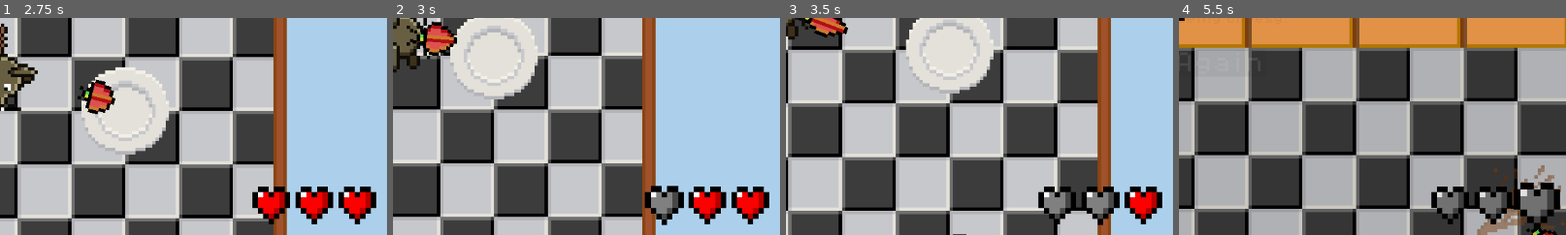
Above: before the commit, frames 1-4 (left to right).
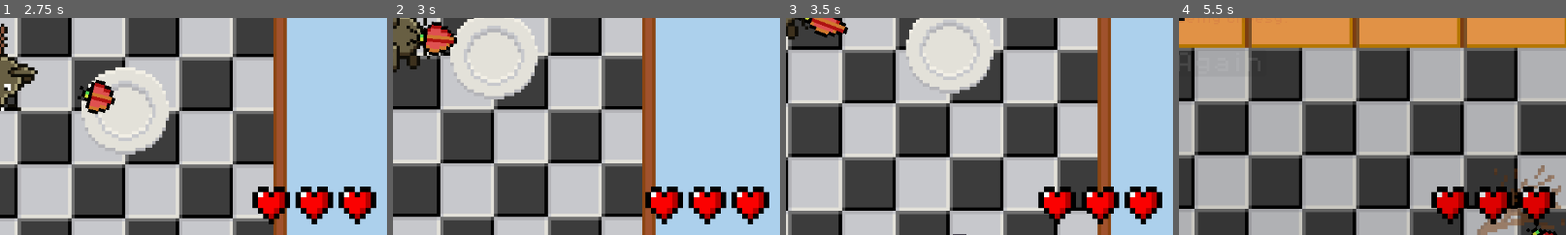
Above: after the commit, the same moments.

Repository: rasmussvala/TDDD23-Cheddar-Chase
Game: Godot game, scene res://scenes/menus/main_menu.tscn
Same seed, same stepped clock (60 frames per second), same inputs: the game is played once before the commit and once after it.
Inputs:
- Up to frame 1 (2.75 s): click "Start" at 0.5 s; hold Right (ui_right) 1.28-2.03 s; hold Down (ui_down) from 2.03 s (still down)
- Up to frame 2 (3 s): release Down (ui_down) at 2.78 s; hold Right (ui_right) from 2.78 s (still down)
- Up to frame 3 (3.5 s): keep holding Right (ui_right)
- Up to frame 4 (5.5 s): release Right (ui_right) at 3.53 s; hold Up (ui_up) 3.53-4.28 s; hold Left (ui_left) from 4.28 s (still down)
The pictures show only the part of the screen within x 50-100%, y 50-100%; the shares and areas given below are measured in that part.

Frame 1 is identical in both runs. In frame 2, 0.7% of the frame differs, in the area x 64-76%, y 77-96%; in frame 3, 1.3%; in frame 4, 2.7%, in the area x 66-99%, y 75-98%.
Error after the commit: Invalid assignment of property or key 'texture' with value of type 'CompressedTexture2D' on a base object of type 'null instance'. (res://scripts/hud.gd:21)

Commit message:
Anchored Hearts in HUD
Hearts are now anchored in the lower right corner.

Diff:
--- a/scenes/tools/hud.tscn
+++ b/scenes/tools/hud.tscn
@@ -20,17 +20,31 @@
 theme_override_font_sizes/font_size = 64
 text = "1/999 Cheese"
 
-[node name="heart_3" type="Sprite2D" parent="."]
-position = Vector2(1104, 600)
+[node name="Control" type="Control" parent="."]
+layout_mode = 3
+anchors_preset = 3
+anchor_left = 1.0
+anchor_top = 1.0
+anchor_right = 1.0
+anchor_bottom = 1.0
+offset_left = -336.0
+offset_top = -336.0
+offset_right = -296.0
+offset_bottom = -296.0
+grow_horizontal = 0
+grow_vertical = 0
+
+[node name="heart_1" type="Sprite2D" parent="Control"]
+position = Vector2(160, 288)
 scale = Vector2(8, 8)
 texture = ExtResource("3_424o5")
 
-[node name="heart_2" type="Sprite2D" parent="."]
-position = Vector2(1040, 600)
+[node name="heart_2" type="Sprite2D" parent="Control"]
+position = Vector2(224, 288)
 scale = Vector2(8, 8)
 texture = ExtResource("3_424o5")
 
-[node name="heart_1" type="Sprite2D" parent="."]
-position = Vector2(976, 600)
+[node name="heart_3" type="Sprite2D" parent="Control"]
+position = Vector2(288, 288)
 scale = Vector2(8, 8)
 texture = ExtResource("3_424o5")
